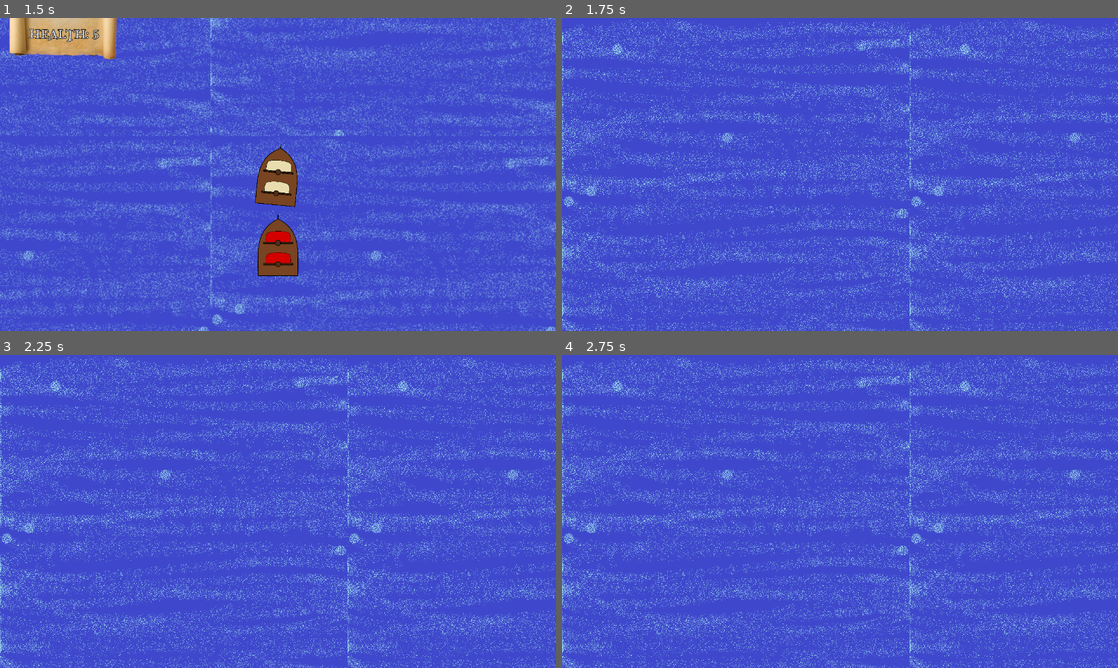
Above: before the commit, frames 1-4 (two rows, left to right).
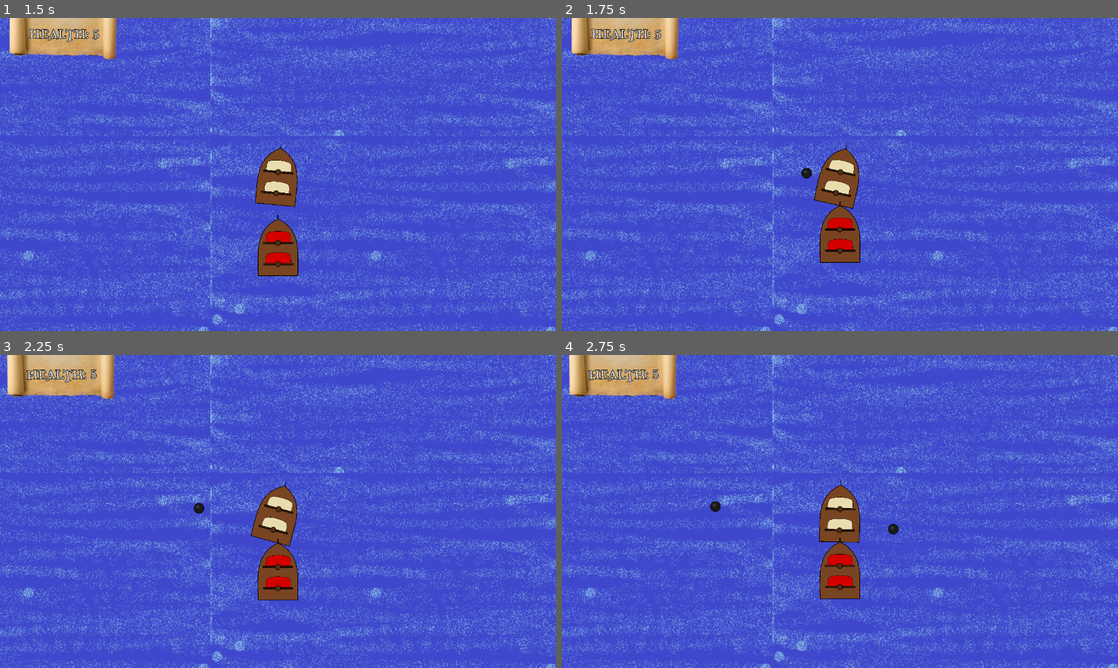
Above: after the commit, the same moments.

Repository: Inglo-Games/GodotWildJam19
Game: Godot game, scene res://scenes/main_menu.tscn
Two runs of this game, one before a commit and one after it. Both use one fixed random seed, a clock stepped at 60 frames per second and the inputs below.
Inputs:
- Up to frame 1 (1.5 s): click "Set Sail" at 0.5 s; hold Right (move_right) from 1.28 s (still down); tap A (cannon_port) at 1.35 s
- Up to frame 2 (1.75 s): keep holding Right (move_right)
- Up to frame 3 (2.25 s): release Right (move_right) at 2.03 s; hold Left (move_left) from 2.03 s (still down); tap D (cannon_starboard) at 2.1 s
- Up to frame 4 (2.75 s): keep holding Left (move_left)

Frame 1 is identical in both runs. In frame 2, 33% of the frame differs, in the area x 0-100%, y 0-100%; in frame 3, 33%; in frame 4, 33%.
Error before the commit: Invalid get index 'global_position' (on base: 'previously freed instance'). (res://scripts/enemy_ship.gd:16)
Error after the commit: Invalid set index 'text' (on base: 'null instance') with value of type 'String'. (res://scripts/player.gd:37)

Commit message:
Adding health label logic

Diff:
--- a/scripts/player.gd
+++ b/scripts/player.gd
@@ -1,6 +1,7 @@
 extends Ship
 
 onready var cam = $cam
+onready var health_label = $cam/hud_back/label
 
 func _physics_process(delta):
 
@@ -30,3 +31,9 @@
 		fire_cannon(true, true)
 	if(Input.is_action_just_pressed("cannon_starboard") and is_cannon_ready_star):
 		fire_cannon(true, false)
+
+func deal_damage(amount:int):
+	health -= amount
+	health_label.text = "HEALTH: %d" % health
+	if health <= 0:
+		get_tree().change_scene("res://scenes/main_menu.tscn")
